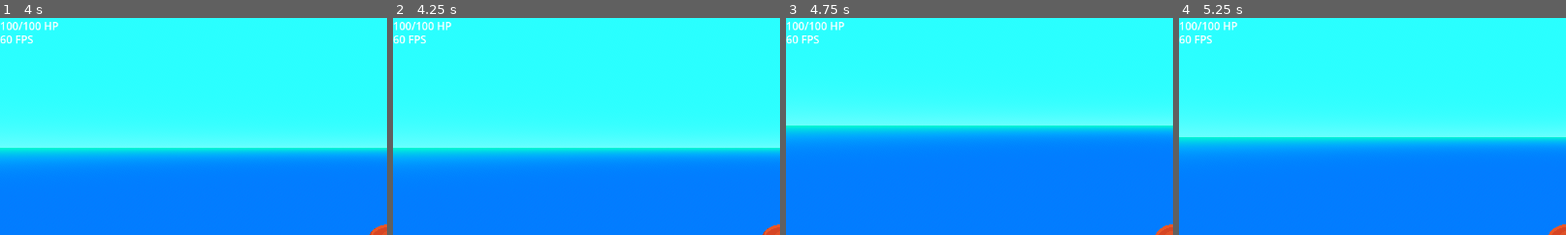
Above: before the commit, frames 1-4 (left to right).
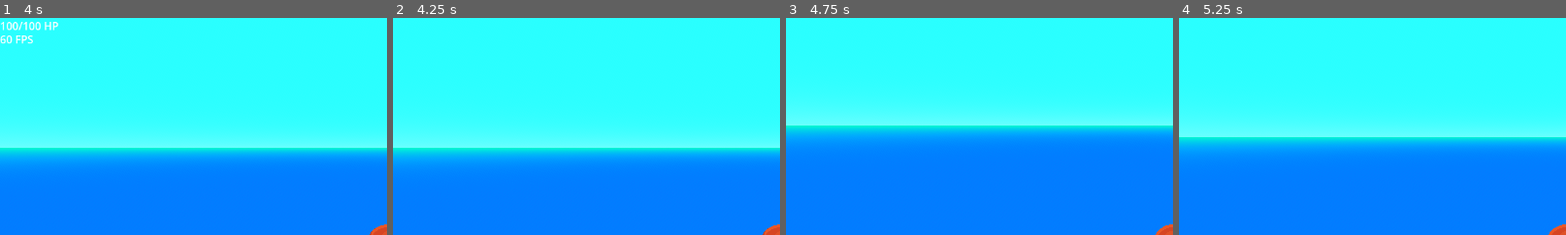
Above: after the commit, the same moments.

Repository: alizardguy/BoatGame
Game: Godot game, scene res://Scenes/Levels/debug_level.tscn
Same seed, same stepped clock (60 frames per second), same inputs: the game is played once before the commit and once after it.
Inputs (mouse positions are % of the whole screen's width and height, from its top left):
- Up to frame 1 (4 s): tap Enter (ui_accept) at 0.5, 0.77, 1.52, 3.02, 3.5, 3.77 s; move the mouse to (55, 50) at 0.52 s; hold W (move_up) from 0.53 s (still down); move the mouse to (45, 50) at 1.27 s; move the mouse to (52, 48) at 2.02 s; move the mouse to (49, 52) at 2.77 s; move the mouse to (57, 51) at 3.52 s
- Up to frame 2 (4.25 s): keep holding W (move_up); tap F5 (toggle_debug, bound only after the commit) at 4.15 s
- Up to frame 3 (4.75 s): keep holding W (move_up); move the mouse to (42, 49) at 4.27 s; tap Enter (ui_accept) at 4.52 s
- Up to frame 4 (5.25 s): keep holding W (move_up); tap Enter (ui_accept) at 5 s; move the mouse to (51, 50) at 5.02 s
The pictures show only the part of the screen within x 0-50%, y 0-50%; the shares and areas given below are measured in that part.

Frame 1 is identical in both runs. In frame 2, 0.5% of the frame differs, in the area x 0-16%, y 1-13%; in frame 3, 0.5%; in frame 4, 0.5%.

Commit message:
edited mouse locking

Diff:
--- a/src/Scenes/Interface/user_interface.tscn
+++ b/src/Scenes/Interface/user_interface.tscn
@@ -11,15 +11,20 @@
 grow_vertical = 2
 script = ExtResource("1_w1xjv")
 
-[node name="hp_debug" type="Label" parent="."]
-layout_mode = 0
+[node name="debug" type="Control" parent="."]
+anchors_preset = 0
 offset_right = 40.0
-offset_bottom = 23.0
-text = "0/0 HP"
+offset_bottom = 40.0
 
-[node name="fps_debug" type="Label" parent="."]
+[node name="fps_debug" type="Label" parent="debug"]
 layout_mode = 0
 offset_top = 20.0
 offset_right = 41.0
 offset_bottom = 46.0
 text = "0 FPS"
+
+[node name="hp_debug" type="Label" parent="debug"]
+layout_mode = 0
+offset_right = 51.0
+offset_bottom = 26.0
+text = "0/0 HP"
--- a/src/Scripts/Global.gd
+++ b/src/Scripts/Global.gd
@@ -1,5 +1,13 @@
 extends Node
+
+var lockedMouse = true;
 
 # Called when the node enters the scene tree for the first time.
 func _ready():
-	pass # Replace with function body.
+	Input.set_mouse_mode(Input.MOUSE_MODE_CAPTURED);
+
+func _process(delta):
+	if lockedMouse == true:
+		Input.set_mouse_mode(Input.MOUSE_MODE_CAPTURED);
+	else:
+		Input.set_mouse_mode(Input.MOUSE_MODE_VISIBLE);
--- a/src/Scripts/Interface/MainUI/user_interface.gd
+++ b/src/Scripts/Interface/MainUI/user_interface.gd
@@ -1,17 +1,30 @@
 extends Control
 
 var player_vars;
+
+# debug UI slots
+var debug_holder;
 var hp_display;
 var fps_display;
+
 
 # Called when the node enters the scene tree for the first time.
 func _ready():
 	player_vars = get_node("/root/PlayerVariables");
-	hp_display = get_node("hp_debug");
-	fps_display = get_node("fps_debug");
+	hp_display = get_node("debug/hp_debug");
+	fps_display = get_node("debug/fps_debug");
+	debug_holder = get_node("debug");
 
 
 # Called every frame. 'delta' is the elapsed time since the previous frame.
 func _process(delta):
 	hp_display.text = str(player_vars.playerHealth) + "/" + str(player_vars.maxHealth) + " HP";
 	fps_display.text = str(Engine.get_frames_per_second()) + " FPS";
+	# Toggle debug
+	if Input.is_action_just_pressed("toggle_debug"):
+		toggle_debug();
+
+# Toggle debug UI
+func toggle_debug():
+	print(debug_holder.visible);
+	debug_holder.visible = !debug_holder.visible;
--- a/src/Scripts/PlayerScripts/CameraOrbit.gd
+++ b/src/Scripts/PlayerScripts/CameraOrbit.gd
@@ -11,8 +11,7 @@
 @onready var player = get_parent();
 
 func _ready():
-
-	Input.set_mouse_mode(Input.MOUSE_MODE_CAPTURED);
+	pass
 
 func _input(event):
 
--- a/src/project.godot
+++ b/src/project.godot
@@ -48,6 +48,11 @@
 "events": [Object(InputEventKey,"resource_local_to_scene":false,"resource_name":"","device":-1,"window_id":0,"alt_pressed":false,"shift_pressed":false,"ctrl_pressed":false,"meta_pressed":false,"pressed":false,"keycode":0,"physical_keycode":32,"key_label":0,"unicode":32,"echo":false,"script":null)
 ]
 }
+toggle_debug={
+"deadzone": 0.5,
+"events": [Object(InputEventKey,"resource_local_to_scene":false,"resource_name":"","device":-1,"window_id":0,"alt_pressed":false,"shift_pressed":false,"ctrl_pressed":false,"meta_pressed":false,"pressed":false,"keycode":0,"physical_keycode":4194336,"key_label":0,"unicode":0,"echo":false,"script":null)
+]
+}
 
 [rendering]
 
